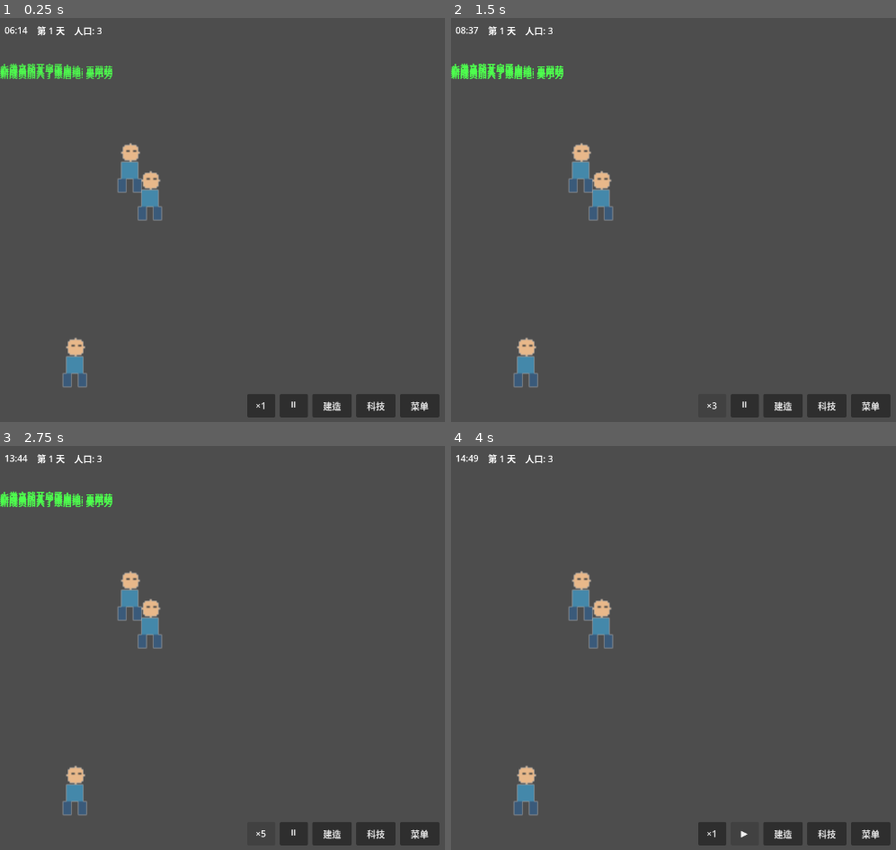
Above: before the commit, frames 1-4 (two rows, left to right).
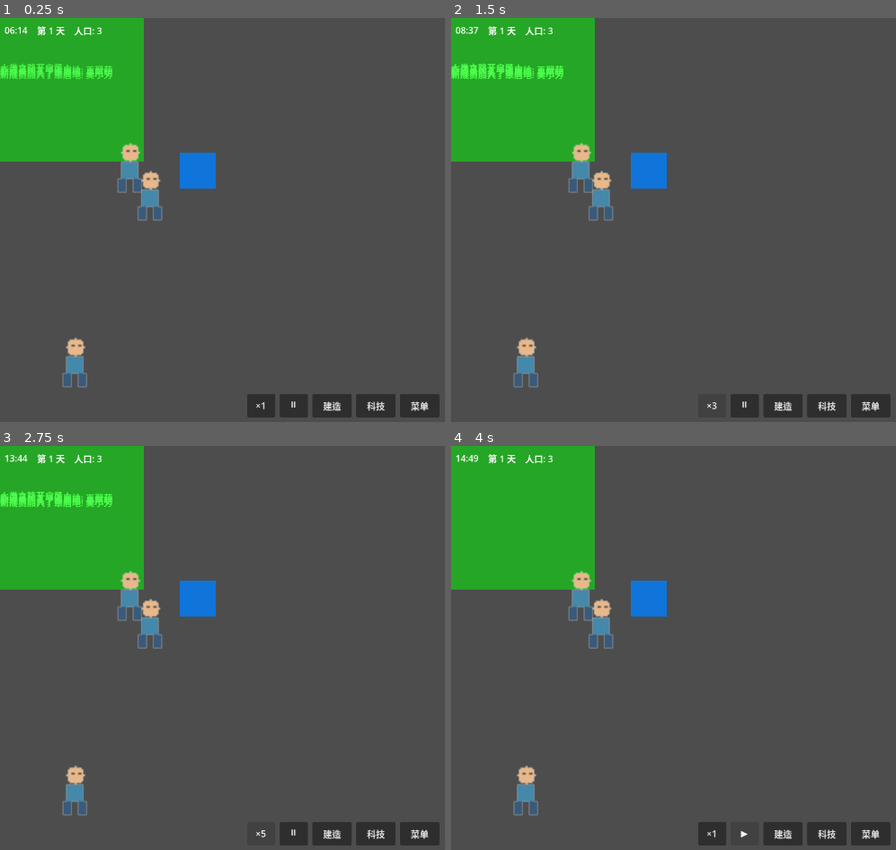
Above: after the commit, the same moments.

Repository: ZhanXuzhao/the-path-of-humanity
Game: Godot game, scene res://scenes/game.tscn
The game is run twice, just before and just after one commit, with the same random seed, the same clock (stepped at 60 frames per second) and the same inputs.
Inputs:
- Up to frame 1 (0.25 s): no input
- Up to frame 2 (1.5 s): click "×1" at 0.5 s; click "×2" at 1.25 s
- Up to frame 3 (2.75 s): click "×3" at 2 s
- Up to frame 4 (4 s): click "×5" at 2.75 s; click "⏸" at 3.5 s

The runs differ from the first frame. In frame 1, 12% of the frame differs, in the area x 0-49%, y 0-43%; in frame 2, 12%; in frame 3, 12%; in frame 4, 12%.

Commit message:
debug: 添加世界渲染器调试输出和绘制矩形
- 添加 print 输出查看区块数和精灵数
- 添加 _draw() 绿色/蓝色矩形确认渲染器工作
- 添加 queue_redraw() 强制触发绘制

Diff:
--- a/scripts/core/world_renderer.gd
+++ b/scripts/core/world_renderer.gd
@@ -46,7 +46,19 @@
 	# 渲染已生成的区块
 	_render_existing_chunks()
 
+	# 强制触发 _draw()
+	queue_redraw()
+
+	print("=== WorldRenderer 初始化完成 ===")
+	print("  区块数: ", world.chunks.size(), " 瓦片精灵: ", tile_sprites.size(), " 资源精灵: ", resource_sprites.size())
+
+func _draw():
+	# 调试：画一个绿色矩形确认渲染器在工作
+	draw_rect(Rect2(320, 180, 128, 128), Color(0, 1, 0, 0.5))
+	draw_rect(Rect2(480, 300, 32, 32), Color(0, 0.5, 1, 0.8))
+
 func _render_existing_chunks():
+	print("开始渲染区块, chunks数量: ", world.chunks.size())
 	"""渲染所有已生成的区块"""
 	for chunk_pos in world.chunks:
 		var chunk = world.chunks[chunk_pos]
